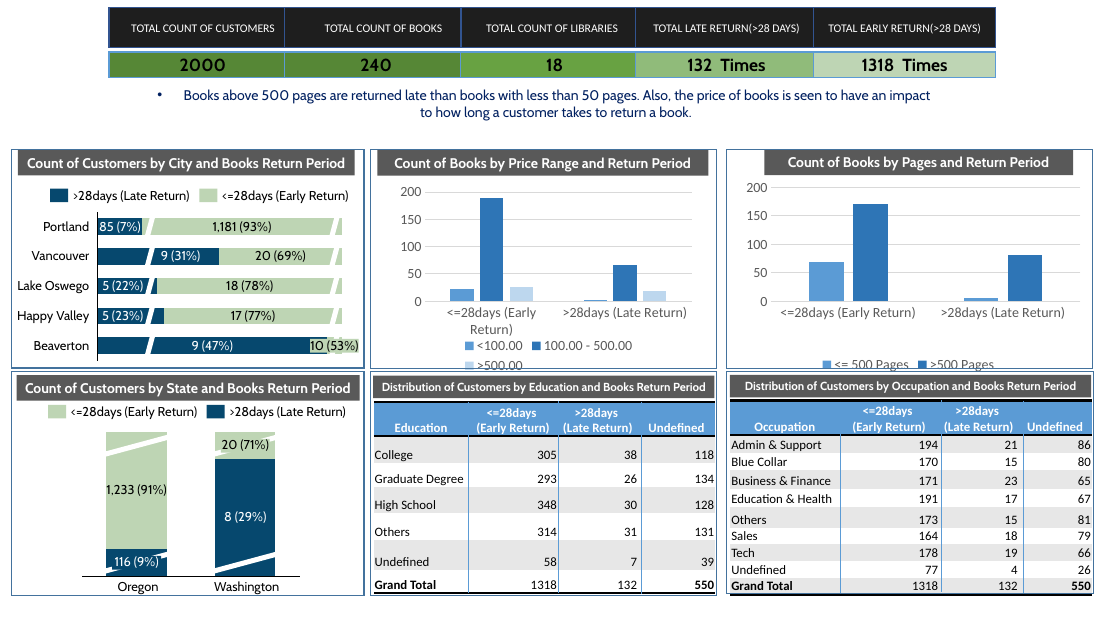
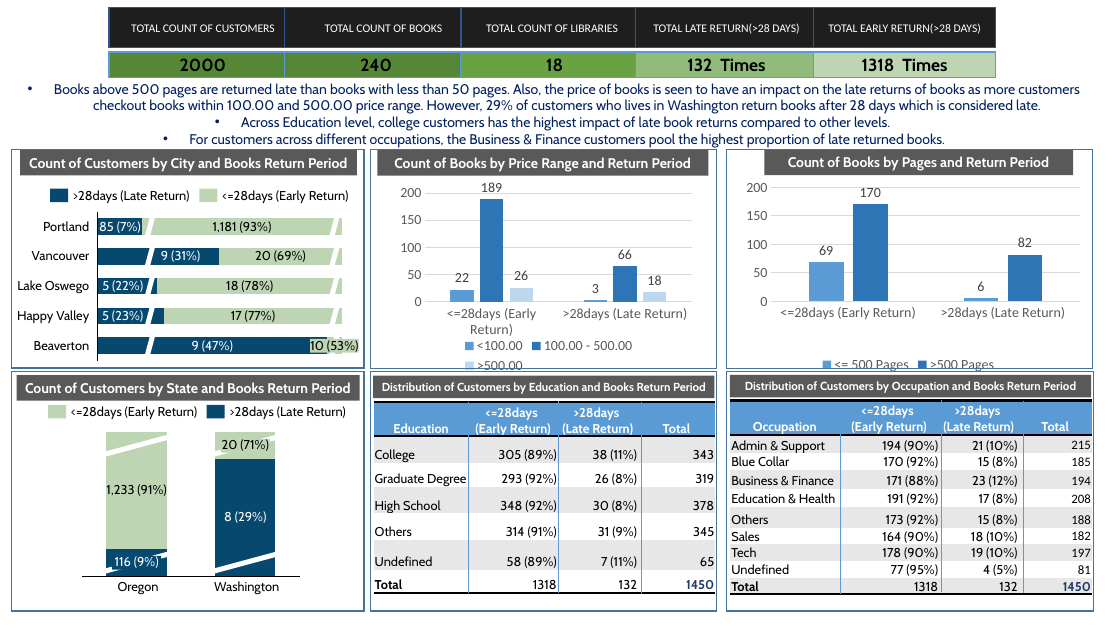
Before and after one commit to PascalineUmeh/library-books-late-return-analytics, a slide deck: slide 3 of LIBRARY_BOOKS_LATE_RETURN_ANALYTICS_REPORT.pptx. Drawn at 1120x630 pixels with LibreOffice and Linux fonts; fonts in the diff are those of the drawing; background and template pictures are left out. Boxes give left, top, right and bottom in pixels: in the first picture for what was removed or moved away, otherwise in the second. Text is boxed around its words. In the diff, an @@ line names an element or a change of style, - is before the commit and + after.

Commit message:
LIBRARY_BOOKS_LATE_RETURN_ANALYTICS_REPORT presentation

```diff
--- a/LIBRARY_BOOKS_LATE_RETURN_ANALYTICS_REPORT.pptx
+++ b/LIBRARY_BOOKS_LATE_RETURN_ANALYTICS_REPORT.pptx
@@ text at [54, 83, 1080, 148]: text changed @@
-• Books above 500 pages are returned late than books with less than 50 pages. Also, the price of books is seen to have an impact to how long a customer takes to return a book.
+• Books above 500 pages are returned late than books with less than 50 pages. Also, the price of books is seen to have an impact on the late returns of books as more customers checkout books within 100.00 and 500.00 price range. However, 29% of customers who lives in Washington return books after 28 days which is considered late.
+• Across Education level, college customers has the highest impact of late book returns compared to other levels.
+• For customers across different occupations, the Business & Finance customers pool the highest proportion of late returned books.
@@ column chart at [384, 179, 715, 377] @@
@@ data labels of <100.00 added @@
@@ data labels of 100.00 - 500.00 added @@
@@ data labels of >500.00 added @@
@@ column chart at [734, 178, 1084, 376] @@
@@ data labels of <= 500 Pages added @@
@@ data labels of >500 Pages added @@
@@ rectangle: place and size @@
-rectangle at [12, 371, 365, 596]
+rectangle at [12, 371, 365, 611]
@@ rectangle: place and size @@
-rectangle at [371, 371, 717, 596]
+rectangle at [371, 371, 717, 611]
@@ rectangle: place and size @@
-rectangle at [727, 371, 1094, 594]
+rectangle at [727, 371, 1094, 611]
@@ table at [374, 402, 715, 598] @@
-row 1, column 4: Undefined
+row 1, column 4: Total
-row 2: College | 305 | 38 | 118
+row 2: College | 305 (89%) | 38 (11%) | 343
-row 3: Graduate Degree | 293 | 26 | 134
+row 3: Graduate Degree | 293 (92%) | 26 (8%) | 319
-row 4: High School | 348 | 30 | 128
+row 4: High School | 348 (92%) | 30 (8%) | 378
-row 5: Others | 314 | 31 | 131
+row 5: Others | 314 (91%) | 31 (9%) | 345
-row 6: Undefined | 58 | 7 | 39
+row 6: Undefined | 58 (89%) | 7 (11%) | 65
-row 7, column 1: Grand Total
+row 7, column 1: Total
-row 7, column 4: 550
+row 7, column 4: 1450
@@ font Calibri to Cabin in "Education", "<=28days", "(Early Return)", ">28days" and 8 more places @@
@@ table at [731, 401, 1092, 599] @@
-row 1, column 4: Undefined
+row 1, column 4: Total
-row 2: Admin & Support | 194 | 21 | 86
+row 2: Admin & Support | 194 (90%) | 21 (10%) | 215
-row 3: Blue Collar | 170 | 15 | 80
+row 3: Blue Collar | 170 (92%) | 15 (8%) | 185
-row 4: Business & Finance | 171 | 23 | 65
+row 4: Business & Finance | 171 (88%) | 23 (12%) | 194
-row 5: Education & Health | 191 | 17 | 67
+row 5: Education & Health | 191 (92%) | 17 (8%) | 208
-row 6: Others | 173 | 15 | 81
+row 6: Others | 173 (92%) | 15 (8%) | 188
-row 7: Sales | 164 | 18 | 79
+row 7: Sales | 164 (90%) | 18 (10%) | 182
-row 8: Tech | 178 | 19 | 66
+row 8: Tech | 178 (90%) | 19 (10%) | 197
-row 9: Undefined | 77 | 4 | 26
+row 9: Undefined | 77 (95%) | 4 (5%) | 81
-row 10, column 1: Grand Total
+row 10, column 1: Total
-row 10, column 4: 550
+row 10, column 4: 1450
@@ font Calibri to Cabin in "Occupation", "<=28days", "(Early Return)", ">28days" and 11 more places @@
```
Also in this commit, not shown: 1 other slide changed, 3 slides added, 2 slides removed.
